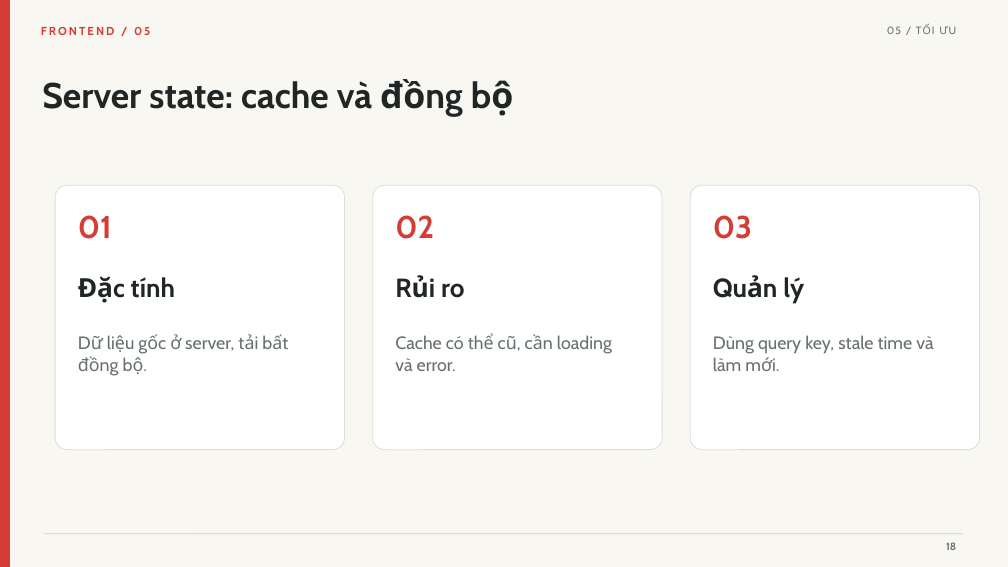
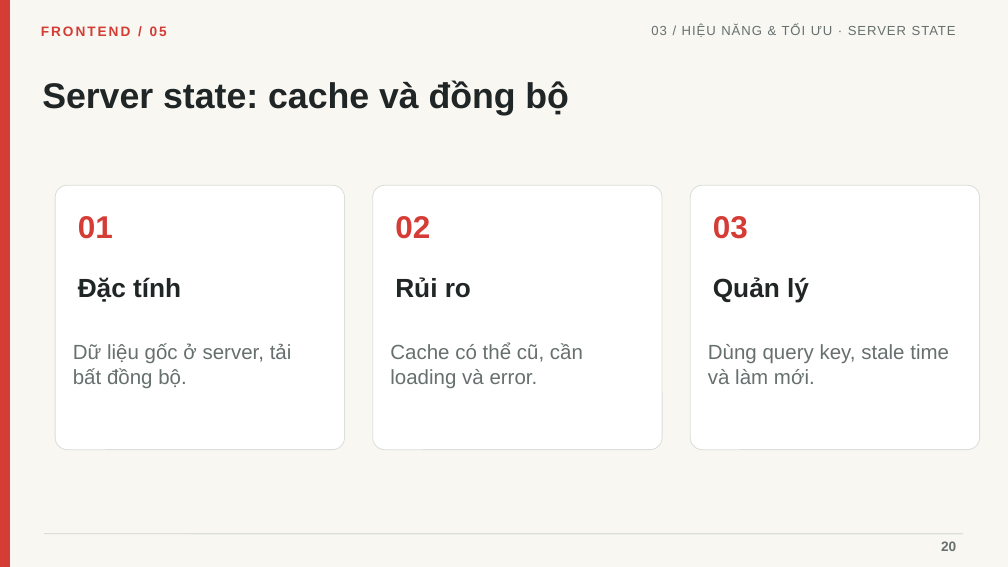
Before and after one commit to linhtn-spec/seminar-nextjs, a slide deck: slide 20 of Seminar_05_Frontend_Roadmap_Tieng_Viet_Da_Chinh_Sua.pptx (slide 18 before the commit). Drawn at 1008x567 pixels with LibreOffice and Linux fonts; fonts in the diff are those of the drawing. Boxes give left, top, right and bottom in pixels: in the first picture for what was removed or moved away, otherwise in the second. Text is boxed around its words. In the diff, an @@ line names an element or a change of style, - is before the commit and + after.

```diff
--- a/Seminar_05_Frontend_Roadmap_Tieng_Viet_Da_Chinh_Sua.pptx
+++ b/Seminar_05_Frontend_Roadmap_Tieng_Viet_Da_Chinh_Sua.pptx
@@ text "FRONTEND / 05" at box(41, 26, 167, 36): size 11 to 13 pt, font Cabin to Arial @@
@@ text added at box(651, 25, 956, 37), 12.5 pt, text #66706E @@
+03 / HIỆU NĂNG & TỐI ƯU · SERVER STATE
@@ text removed at box(887, 26, 901, 34) @@
-05 / TỐI ƯU
@@ font Cabin to Arial in 7 elements at box(42, 80, 569, 115), box(78, 216, 113, 239), box(78, 277, 181, 302), box(395, 216, 430, 239), box(395, 277, 471, 298), box(713, 216, 748, 239), box(713, 277, 809, 303) @@
@@ size 17 to 19.5 pt, font Cabin to Arial in 3 elements at box(73, 343, 292, 388), box(708, 344, 949, 384), box(390, 343, 583, 388) @@
@@ text added at box(941, 541, 956, 551), 13 pt, text #66706E, bold @@
+20
@@ text removed at box(946, 542, 956, 550) @@
-18
```
Also in this commit, not shown: 23 other slides changed, 3 slides added, 6 other files.
